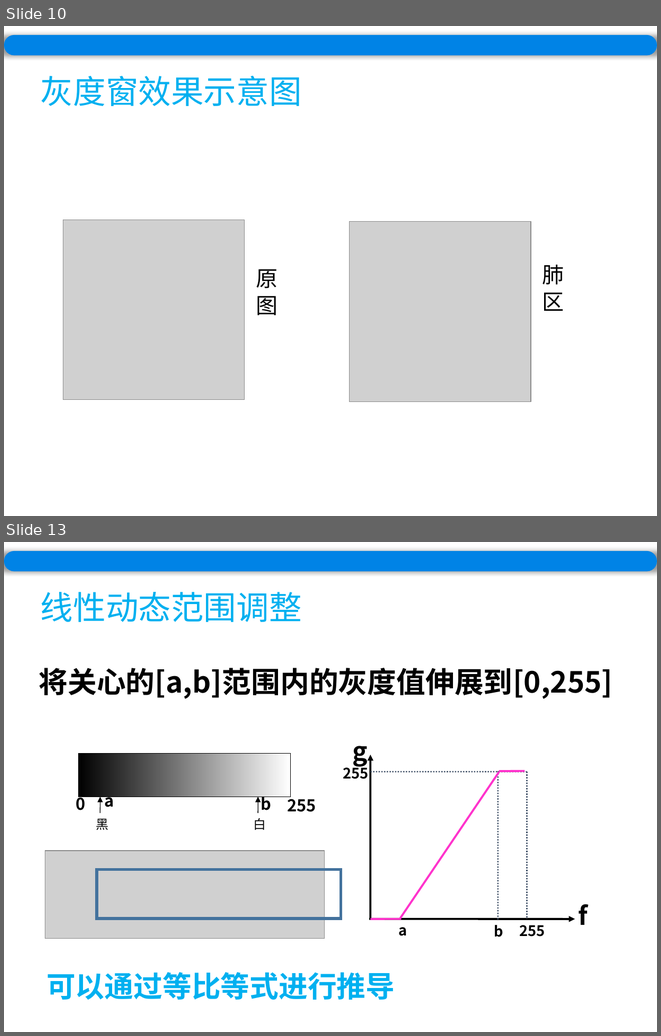
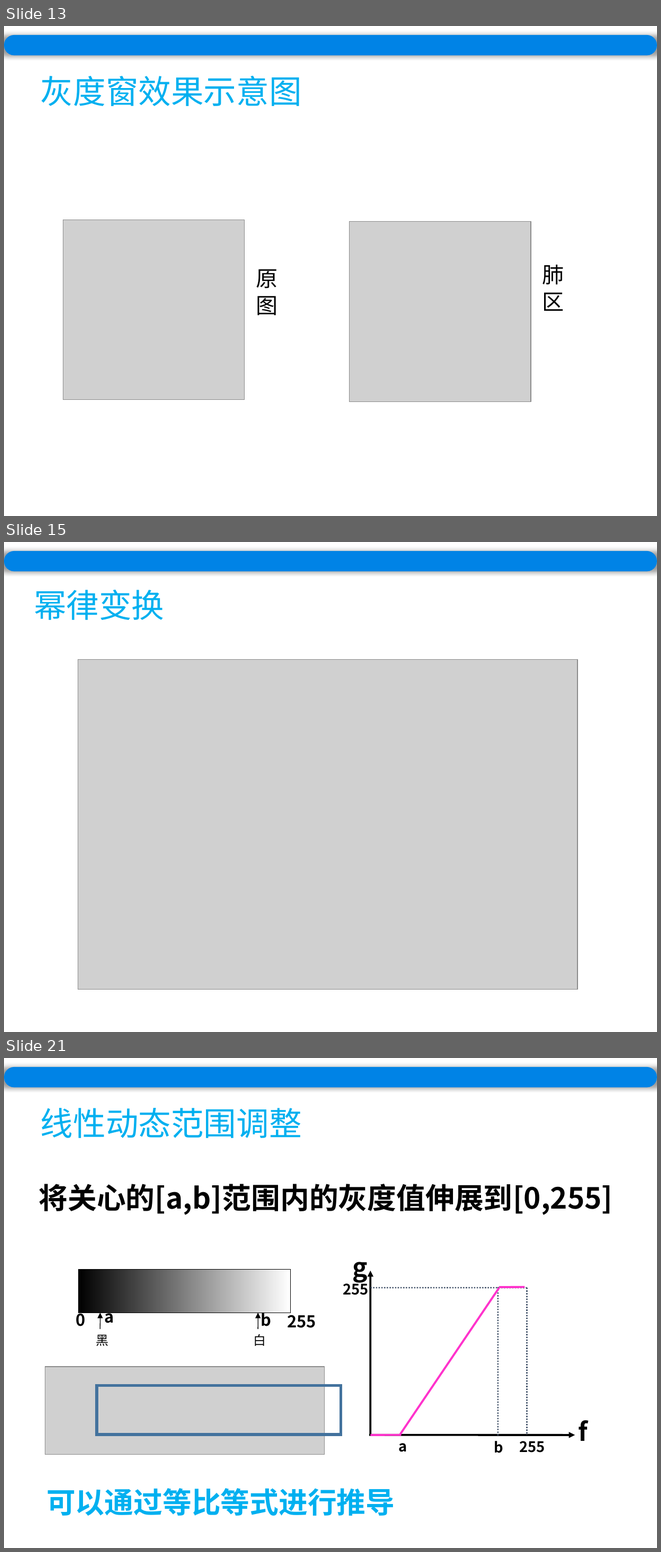
Before and after one commit to wuyirui/wuyirui.github.io, a slide deck: ppt/Chapter3.pptx. Shown one above the other, each under a label of ours: slides 10 and 13 before the commit, slides 13, 15 and 21 after it; the slides between them are not shown. The pictures are 661x1036 and 661x1552 pixels, drawn with LibreOffice and Linux fonts; fonts in the diff are those of the drawing; grey boxes stand for pictures. Boxes give left, top, right and bottom in pixels: in the first picture for what was removed or moved away, otherwise in the second. Text is boxed around its words. In the diff, an @@ line names an element or a change of style, - is before the commit and + after.

```diff
--- a/ppt/Chapter3.pptx
+++ b/ppt/Chapter3.pptx
@@ slide 15 added at <box>4,542,657,1032</box>, background #FFFFFF @@
@@ rounded rectangle added at <box>4,551,657,571</box>, fill #0083E6 @@
@@ text added at <box>34,590,164,620</box>, 36 pt, text #00B0F0 @@
+幂律变换
@@ picture added at <box>78,660,577,989</box> @@
@@ what was slide 10 is now slide 13 @@
@@ what was slide 13 is now slide 21 @@
```
Also in this commit, not shown: 5 slides changed, 7 other slides added, 11 other files.
